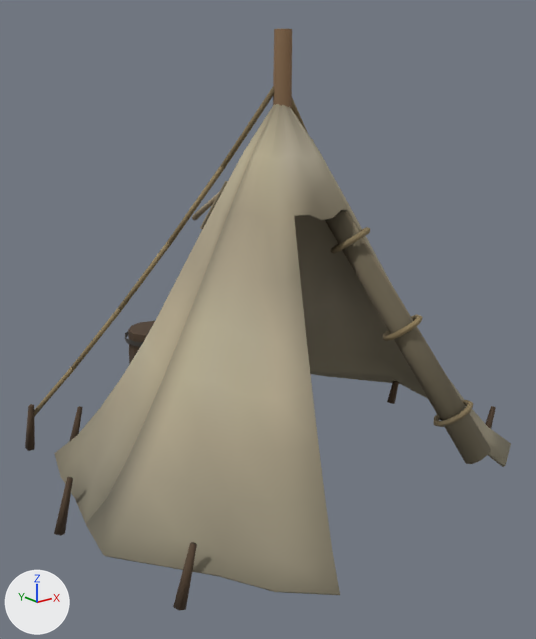
Two versions of the glTF model public/assets/models/tent_c.glb, one commit apart.
The view is the same before and after, from a 50 mm lens placed at (-2.57, -3.05, 2.08), pointed at (0.04, 0.22, 0.78). Arrows for +X, +Y and +Z are at lower left; the lights stay in place. The picture after the commit comes second. Vertices at exactly the same position are counted once.

In view in the first picture: 'tent_c'.
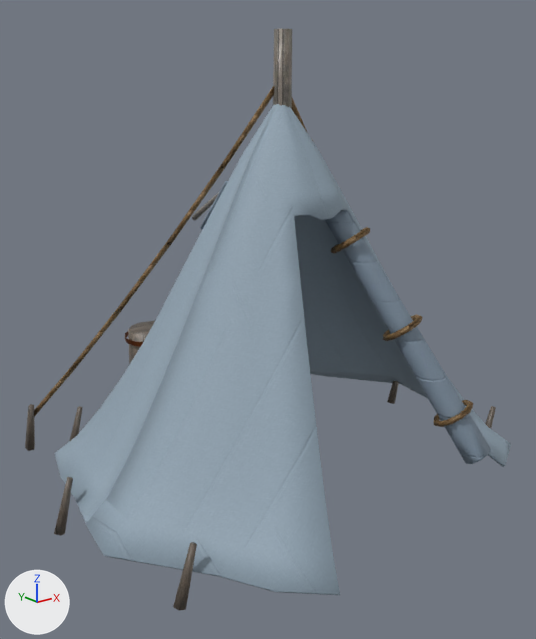
Changed parts and their boxes [x1, y1, x2, y2] in the pictures (536 x 639 px):
part 1 of me_tent_c_pole, reshaped
    before: [169, 166, 225, 245]
    after: [25, 29, 511, 610]
part 2 of me_tent_c_pole, recoloured
    both: [331, 227, 473, 427]
part 3 of me_tent_c_pole, recoloured
    both: [77, 209, 506, 595]
part 4 of me_tent_c_pole, recoloured
    both: [29, 404, 496, 545]
part 5 of me_tent_c_pole, recoloured
    both: [125, 331, 143, 347]

Patch to the scene script:
```diff
--- a/public/assets/models/tent_c.glb.py
+++ b/public/assets/models/tent_c.glb.py
@@ img_trim_wood_iron_normal @@
+img_trim_wood_iron_normal = load_image('trim_wood_iron_normal', '_unpacked/trim_wood_iron_normal', 512, 512, 'Non-Color')
@@ img_trim_wood_iron_basecolor @@
+img_trim_wood_iron_basecolor = load_image('trim_wood_iron_basecolor', '_unpacked/trim_wood_iron_basecolor', 512, 512, 'sRGB')
@@ img_trim_wood_iron_orm @@
+img_trim_wood_iron_orm = load_image('trim_wood_iron_orm', '_unpacked/trim_wood_iron_orm', 512, 512, 'Non-Color')
@@ img_trim_rope_basecolor @@
+img_trim_rope_basecolor = load_image('trim_rope_basecolor', '_unpacked/trim_rope_basecolor', 512, 512, 'sRGB')
@@ img_trim_rope_orm @@
+img_trim_rope_orm = load_image('trim_rope_orm', '_unpacked/trim_rope_orm', 512, 512, 'Non-Color')
@@ img_trim_rope_normal @@
+img_trim_rope_normal = load_image('trim_rope_normal', '_unpacked/trim_rope_normal', 512, 512, 'Non-Color')
@@ img_trim_canvas_basecolor @@
+img_trim_canvas_basecolor = load_image('trim_canvas_basecolor', '_unpacked/trim_canvas_basecolor', 512, 512, 'sRGB')
@@ img_trim_canvas_normal @@
+img_trim_canvas_normal = load_image('trim_canvas_normal', '_unpacked/trim_canvas_normal', 512, 512, 'Non-Color')
@@ img_trim_canvas_orm @@
+img_trim_canvas_orm = load_image('trim_canvas_orm', '_unpacked/trim_canvas_orm', 512, 512, 'Non-Color')
@@ mat_trim_wood_iron @@
+mat_trim_wood_iron = bpy.data.materials.new('Trim_wood_iron')
+# uses the picture img_trim_wood_iron_basecolor
+# uses the picture img_trim_wood_iron_normal
+# uses the picture img_trim_wood_iron_orm
@@ mat_trim_rope @@
+mat_trim_rope = bpy.data.materials.new('Trim_rope')
+# uses the picture img_trim_rope_basecolor
+# uses the picture img_trim_rope_normal
+# uses the picture img_trim_rope_orm
@@ mat_trim_canvas @@
+mat_trim_canvas = bpy.data.materials.new('Trim_canvas')
+# uses the picture img_trim_canvas_basecolor
+# uses the picture img_trim_canvas_normal
+# uses the picture img_trim_canvas_orm
@@ me_tent_c_pole @@
 # used by ob_tent_c; location = (0.0, 0.0, 0.0)
-me_tent_c_pole.from_pydata(...)  # 1281 vertices, 2422 faces; spans x -1.36..1.62, y -1.16..1.73, z -0.13..2.36
-me_tent_c_pole.materials.append(mat_wood_mid)
-me_tent_c_pole.materials.append(mat_wood_bleached)
-me_tent_c_pole.materials.append(mat_canvas_dirty)
+me_tent_c_pole.from_pydata(...)  # 2385 vertices, 4646 faces; spans x -1.36..1.62, y -1.16..1.73, z -0.13..2.36
+# me_tent_c_pole part 1: 1 vertex moved within x -0.22, y 0.28, z 1.67; 1104 vertices added at x -1.31..1.61, y -0.97..1.7, z -0.12..2.07
+# me_tent_c_pole part 2: 892 faces spanning x -1.08..1.6, y -0.89..1.23, z 0.09..2.13 switch from mat_rope to mat_trim_rope
+# me_tent_c_pole part 3: 276 faces spanning x -1.33..1.28, y -1.16..1.33, z 0.02..2.03 switch from mat_canvas to mat_trim_canvas
+# me_tent_c_pole part 4: 50 faces spanning x -1.36..1.62, y -0.68..1.36, z -0.13..0.21 switch from mat_wood_dark to mat_trim_wood_iron
+# me_tent_c_pole part 5: 52 faces spanning x -0.2..0.2, y 1.32..1.73, z 0.04..0.36 switch from mat_metal_band to mat_trim_wood_iron
```
